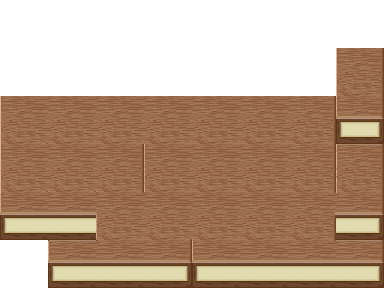
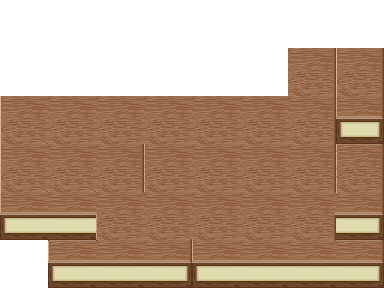
Layers edited between the first and the second 384x288 image:
pixels changed over [288, 48, 336, 96] (layer not identified)
